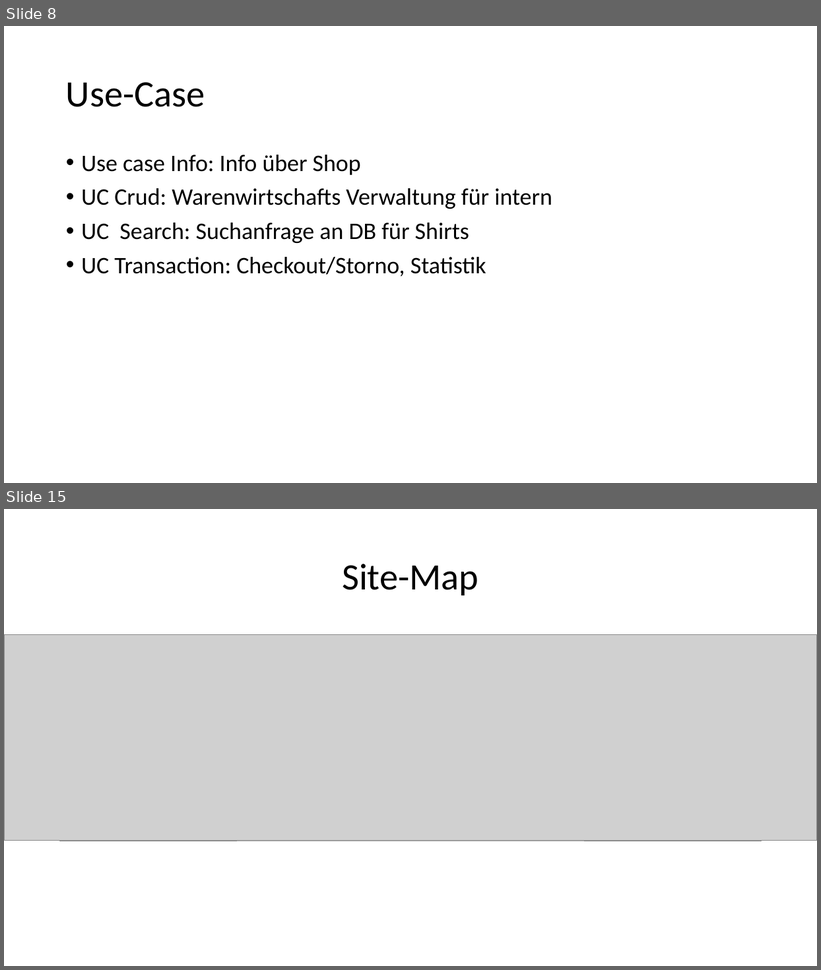
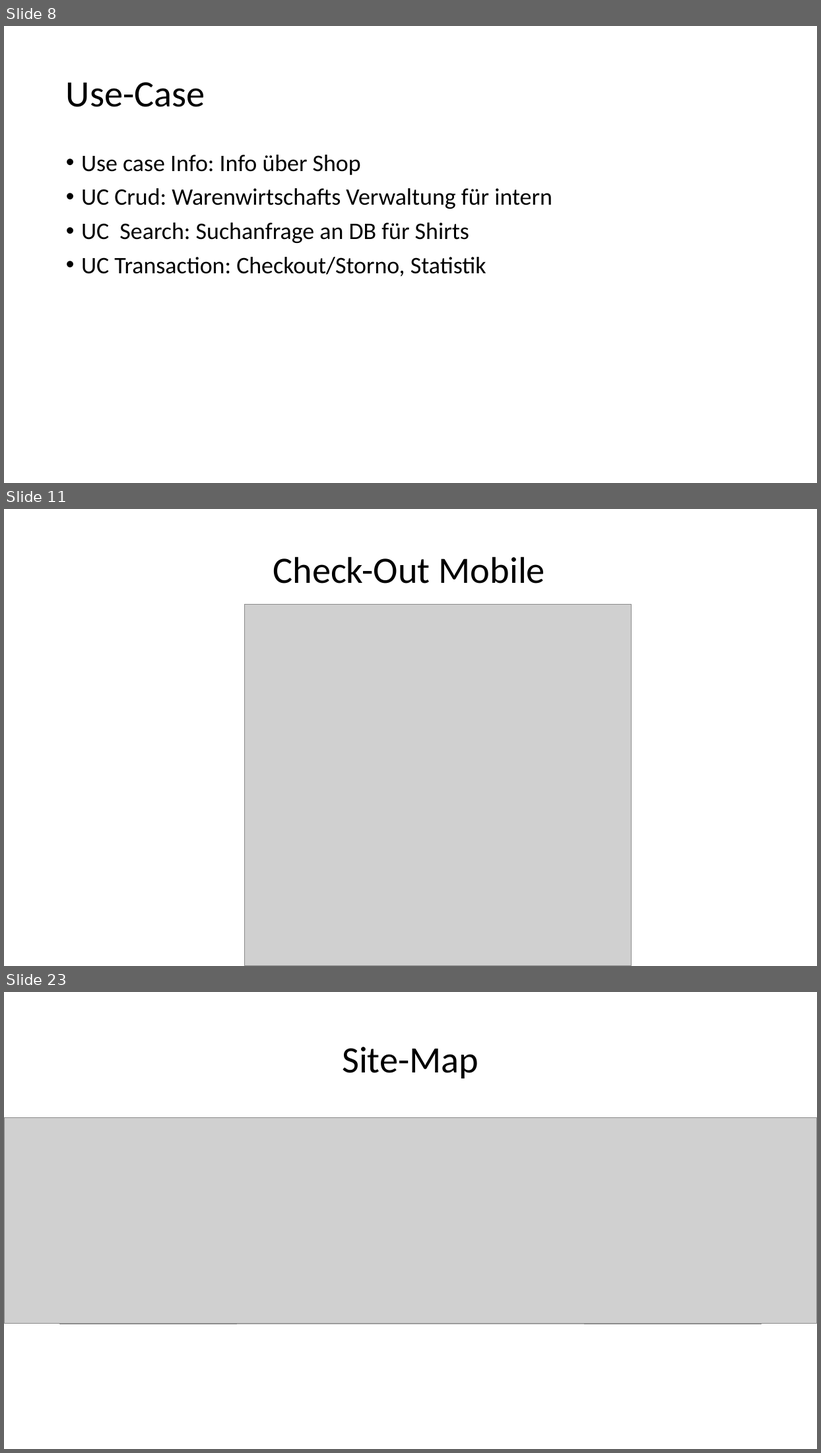
Before and after one commit to Sprayer115/render, a slide deck: Zusatz_Material/Web-Technologie.pptx. Shown one above the other, each under a label of ours: slides 8 and 15 before the commit, slides 8, 11 and 23 after it; the slides between them are not shown. The pictures are 821x970 and 821x1453 pixels, drawn with LibreOffice and Linux fonts; fonts in the diff are those of the drawing; grey boxes stand for pictures. Boxes give left, top, right and bottom in pixels: in the first picture for what was removed or moved away, otherwise in the second. Text is boxed around its words. In the diff, an @@ line names an element or a change of style, - is before the commit and + after.

```diff
--- a/Zusatz_Material/Web-Technologie.pptx
+++ b/Zusatz_Material/Web-Technologie.pptx
@@ slide 11 added at (4, 509, 817, 966), background #FFFFFF @@
@@ title added at (273, 557, 545, 584), 44 pt, text #000000 @@
+Check-Out Mobile
@@ picture added at (245, 604, 632, 966) @@
@@ what was slide 15 is now slide 23 @@
```
Also in this commit, not shown: 7 other slides added.
